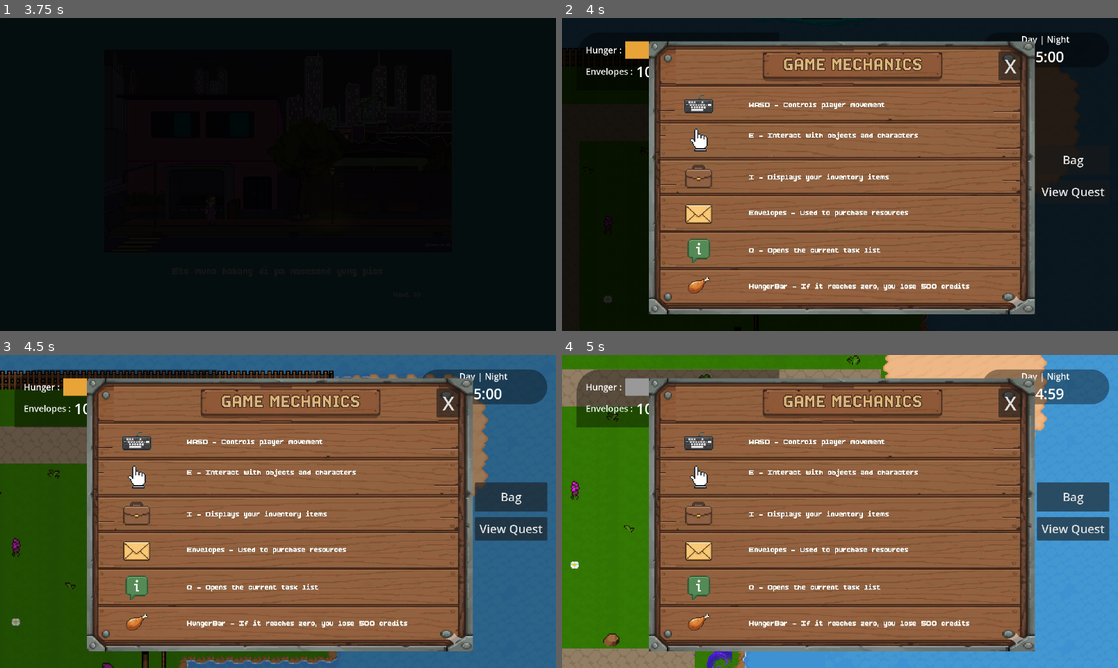
Above: before the commit, frames 1-4 (two rows, left to right).
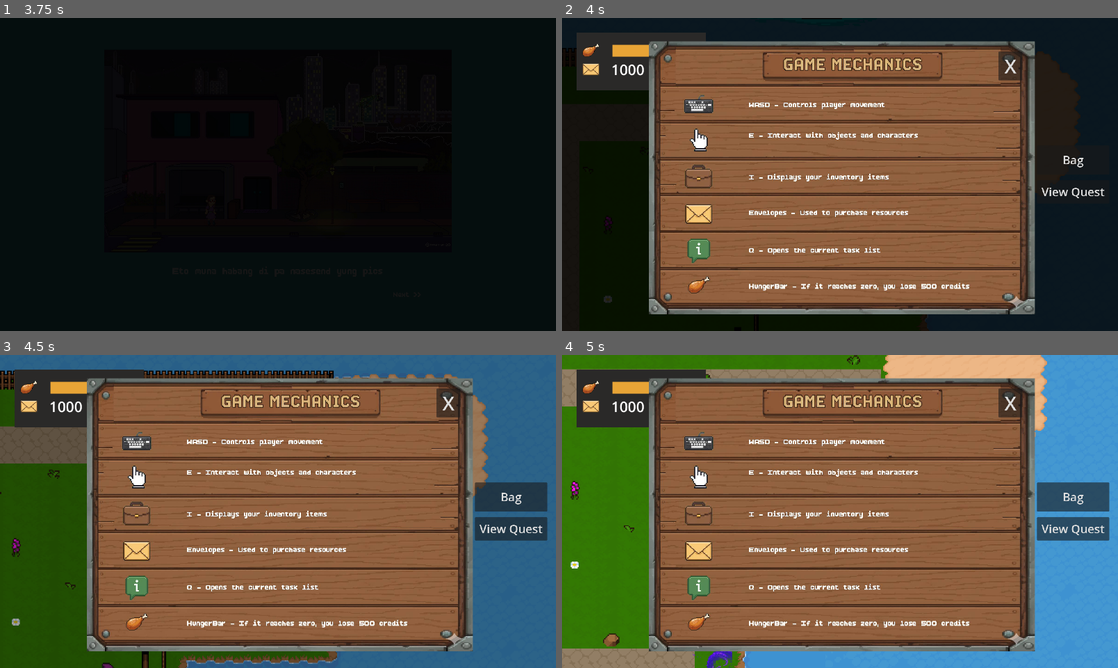
Above: after the commit, the same moments.

Repository: hoaxnt/envelhope-beta
Game: Godot game, scene res://Scenes/utils/main_menu.tscn
Same seed, same stepped clock (60 frames per second), same inputs: the game is played once before the commit and once after it.
Inputs (mouse positions are in pixels of both pictures, inside the frame that each line leads up to):
- Up to frame 1 (3.75 s): click "New Game" at 0.5 s; click "New Game" at 1.25 s; click (278, 174) at 2 s; click (278, 174) at 2.75 s; hold Right (ui_right) from 3.53 s (still down); hold E (interact) from 3.53 s (still down)
- Up to frame 2 (4 s): keep holding Right (ui_right); keep holding E (interact)
- Up to frame 3 (4.5 s): release Right (ui_right) at 4.28 s; release E (interact) at 4.28 s; hold Down (ui_down) from 4.28 s (still down); tap Shift at 4.35 s
- Up to frame 4 (5 s): keep holding Down (ui_down)

Frame 1 is identical in both runs. In frame 2, 2.7% of the frame differs, in the area x 2-92%, y 4-24%; in frame 3, 4.1%; in frame 4, 4.7%, in the area x 2-99%, y 4-24%.
Error before the commit: Invalid operands 'Nil' and 'int' in operator '-'. (res://Scripts/hud/hunger_bar.gd:29)

Commit message:
fix save load

Diff:
--- a/Scenes/hud/hud.tscn
+++ b/Scenes/hud/hud.tscn
@@ -1,15 +1,15 @@
-[gd_scene load_steps=9 format=3 uid="uid://c1n41auotc7uk"]
+[gd_scene load_steps=11 format=3 uid="uid://c1n41auotc7uk"]
 
 [ext_resource type="Script" uid="uid://d0fgwe3nkpfsl" path="res://scripts/hud/hud.gd" id="1_0fbou"]
 [ext_resource type="PackedScene" uid="uid://wtiojfikc0fb" path="res://scenes/hud/hunger_bar.tscn" id="2_l4r4f"]
+[ext_resource type="Texture2D" uid="uid://c4myso2wgrqtd" path="res://assets/ui/hunger_icon.png" id="2_v7mo4"]
 [ext_resource type="PackedScene" uid="uid://3rqjregok76e" path="res://scenes/hud/envelopes.tscn" id="3_0bx4p"]
 [ext_resource type="PackedScene" uid="uid://b6v6p84sq8x1a" path="res://scenes/hud/day_night_cycle.tscn" id="3_c45xl"]
+[ext_resource type="Texture2D" uid="uid://om54pqa2nl8x" path="res://assets/ui/envelope.png" id="4_n56i7"]
 [ext_resource type="Script" uid="uid://x8j0bfcy17pf" path="res://scripts/hud/dialog_box.gd" id="5_mgtrf"]
 
 [sub_resource type="StyleBoxFlat" id="StyleBoxFlat_kniqr"]
-bg_color = Color(0, 0, 0, 0.3882353)
-corner_radius_top_left = 80
-corner_radius_bottom_right = 80
+bg_color = Color(0.1655722, 0.1614393, 0.15668094, 1)
 
 [sub_resource type="StyleBoxFlat" id="StyleBoxFlat_0fbou"]
 bg_color = Color(0, 0, 0, 0.3882353)
@@ -27,11 +27,10 @@
 [node name="Control" type="Control" parent="."]
 layout_mode = 3
 anchors_preset = 0
-metadata/_edit_lock_ = true
 
 [node name="MarginContainer" type="MarginContainer" parent="Control"]
 layout_mode = 1
-offset_right = 800.0
+offset_right = 547.0
 offset_bottom = 300.0
 theme_override_constants/margin_left = 50
 theme_override_constants/margin_top = 50
@@ -39,7 +38,7 @@
 theme_override_constants/margin_bottom = 50
 
 [node name="Panel" type="Panel" parent="Control/MarginContainer"]
-custom_minimum_size = Vector2(600, 200)
+custom_minimum_size = Vector2(400, 200)
 layout_mode = 2
 theme_override_styles/panel = SubResource("StyleBoxFlat_kniqr")
 
@@ -48,38 +47,52 @@
 anchors_preset = 15
 anchor_right = 1.0
 anchor_bottom = 1.0
+offset_right = -2.0
 grow_horizontal = 2
 grow_vertical = 2
 alignment = 1
 
 [node name="VBoxContainer" type="VBoxContainer" parent="Control/MarginContainer/Panel/HBoxContainer"]
 layout_mode = 2
-theme_override_constants/separation = 10
+theme_override_constants/separation = 5
 alignment = 1
 
 [node name="HBoxContainer" type="HBoxContainer" parent="Control/MarginContainer/Panel/HBoxContainer/VBoxContainer"]
 layout_mode = 2
-
-[node name="Label" type="Label" parent="Control/MarginContainer/Panel/HBoxContainer/VBoxContainer/HBoxContainer"]
-layout_mode = 2
-theme_override_font_sizes/font_size = 30
-text = "Hunger : "
+theme_override_constants/separation = 44
+
+[node name="Label" type="TextureRect" parent="Control/MarginContainer/Panel/HBoxContainer/VBoxContainer/HBoxContainer"]
+custom_minimum_size = Vector2(60, 50)
+layout_mode = 2
+size_flags_horizontal = 4
+size_flags_vertical = 4
+texture = ExtResource("2_v7mo4")
+expand_mode = 1
+stretch_mode = 4
 
 [node name="HungerBar" parent="Control/MarginContainer/Panel/HBoxContainer/VBoxContainer/HBoxContainer" instance=ExtResource("2_l4r4f")]
-layout_mode = 2
+custom_minimum_size = Vector2(300, 40)
+layout_mode = 2
+size_flags_horizontal = 4
+size_flags_vertical = 4
 
 [node name="HBoxContainer2" type="HBoxContainer" parent="Control/MarginContainer/Panel/HBoxContainer/VBoxContainer"]
 layout_mode = 2
-
-[node name="Label" type="Label" parent="Control/MarginContainer/Panel/HBoxContainer/VBoxContainer/HBoxContainer2"]
-layout_mode = 2
-theme_override_font_sizes/font_size = 30
-text = "Envelopes : "
+size_flags_vertical = 4
+theme_override_constants/separation = 40
+
+[node name="Label" type="TextureRect" parent="Control/MarginContainer/Panel/HBoxContainer/VBoxContainer/HBoxContainer2"]
+custom_minimum_size = Vector2(60, 30)
+layout_mode = 2
+texture = ExtResource("4_n56i7")
+expand_mode = 1
+stretch_mode = 5
 
 [node name="Envelopes" parent="Control/MarginContainer/Panel/HBoxContainer/VBoxContainer/HBoxContainer2" instance=ExtResource("3_0bx4p")]
 layout_mode = 2
 
 [node name="Control2" type="Control" parent="."]
+visible = false
 layout_mode = 3
 anchors_preset = 1
 anchor_left = 1.0
--- a/Scripts/autoloads/save_load.gd
+++ b/Scripts/autoloads/save_load.gd
@@ -1,5 +1,6 @@
 extends Node
 
+const CONFIG_PATH = "user://config.json"
 const SAVE_PATH = "user://game_data.json"
 
 func save_game(data_to_save: Dictionary) -> Error:
--- a/Scripts/hud/hunger_bar.gd
+++ b/Scripts/hud/hunger_bar.gd
@@ -17,7 +17,7 @@
 
 func _on_timer_timeout():
 		if value > 0:
-				value -= 5000.0
+				value -= 0.1
 				value = max(0.0, value)
 				loaded_data.set("hunger", value)
 				SaveLoad.save_game(loaded_data)
Binary file added: assets/ui/envelope.png
Not shown, added: assets/ui/envelope.png.import
Binary file added: assets/ui/hunger_icon.png
Not shown, added: assets/ui/hunger_icon.png.import
